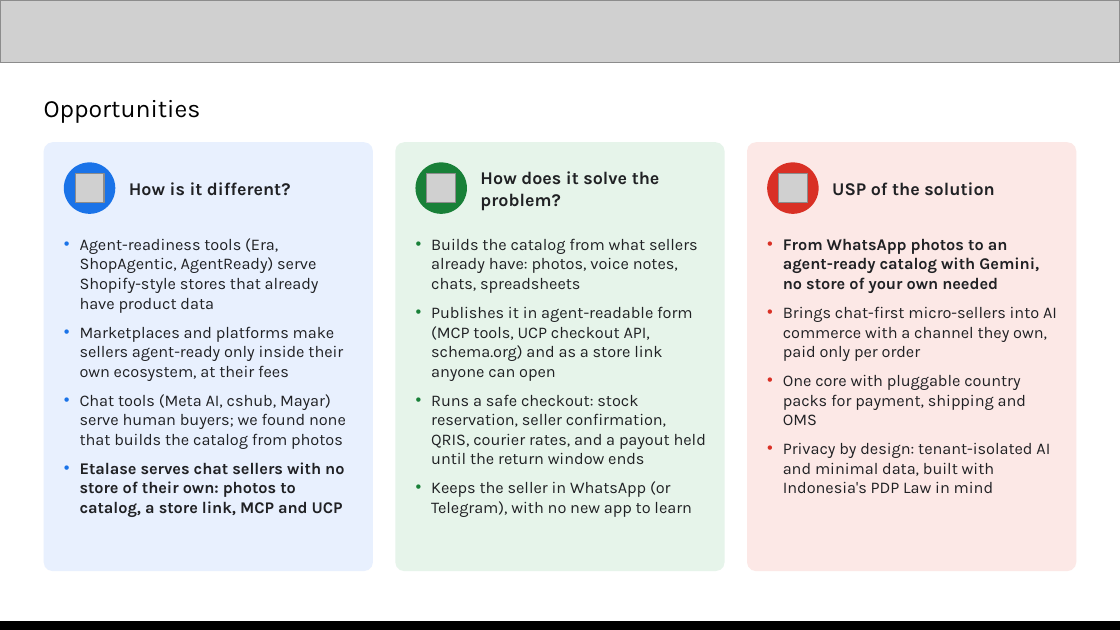
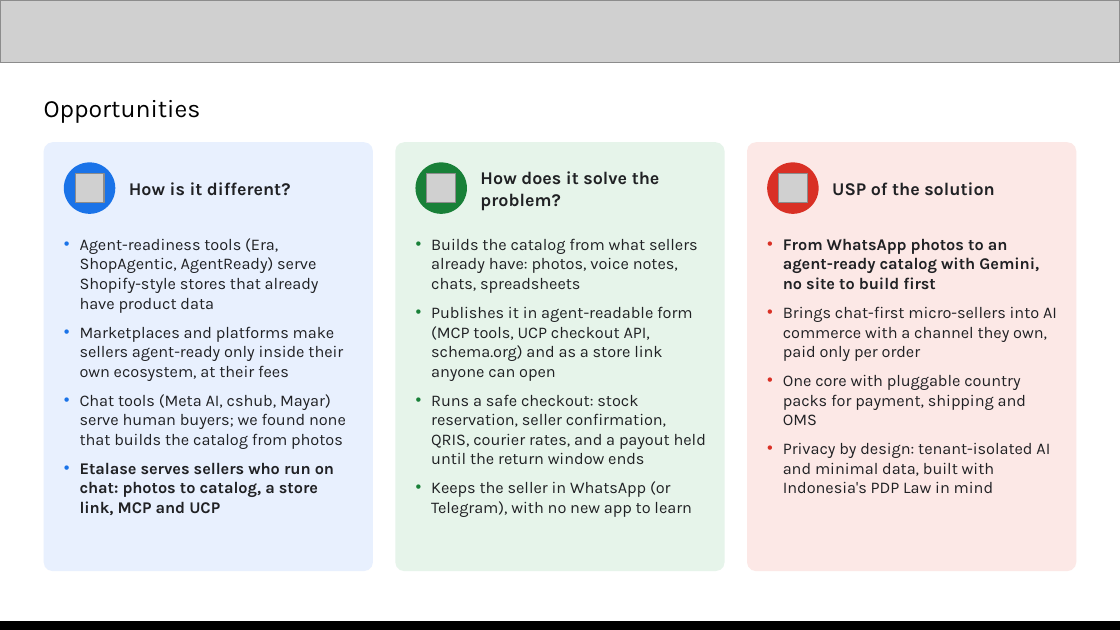
Before and after one commit to galihsatriawan/etalase, a slide deck: slide 3 of submission/Etalase_AI_Builder_Cup_Submission.pptx. Drawn at 1120x630 pixels with LibreOffice and Linux fonts; fonts in the diff are those of the drawing; grey boxes stand for pictures. Boxes give left, top, right and bottom in pixels: in the first picture for what was removed or moved away, otherwise in the second. Text is boxed around its words. In the diff, an @@ line names an element or a change of style, - is before the commit and + after.

```diff
--- a/submission/Etalase_AI_Builder_Cup_Submission.pptx
+++ b/submission/Etalase_AI_Builder_Cup_Submission.pptx
@@ text at bbox=[783, 238, 1039, 290]: text changed @@
-• From WhatsApp photos to an agent-ready catalog with Gemini, no store of your own needed
+• From WhatsApp photos to an agent-ready catalog with Gemini, no site to build first
@@ text at bbox=[80, 462, 334, 515]: text changed @@
-• Etalase serves chat sellers with no store of their own: photos to catalog, a store link, MCP and UCP
+• Etalase serves sellers who run on chat: photos to catalog, a store link, MCP and UCP
```
Also in this commit, not shown: 3 other slides changed, 2 other files.
